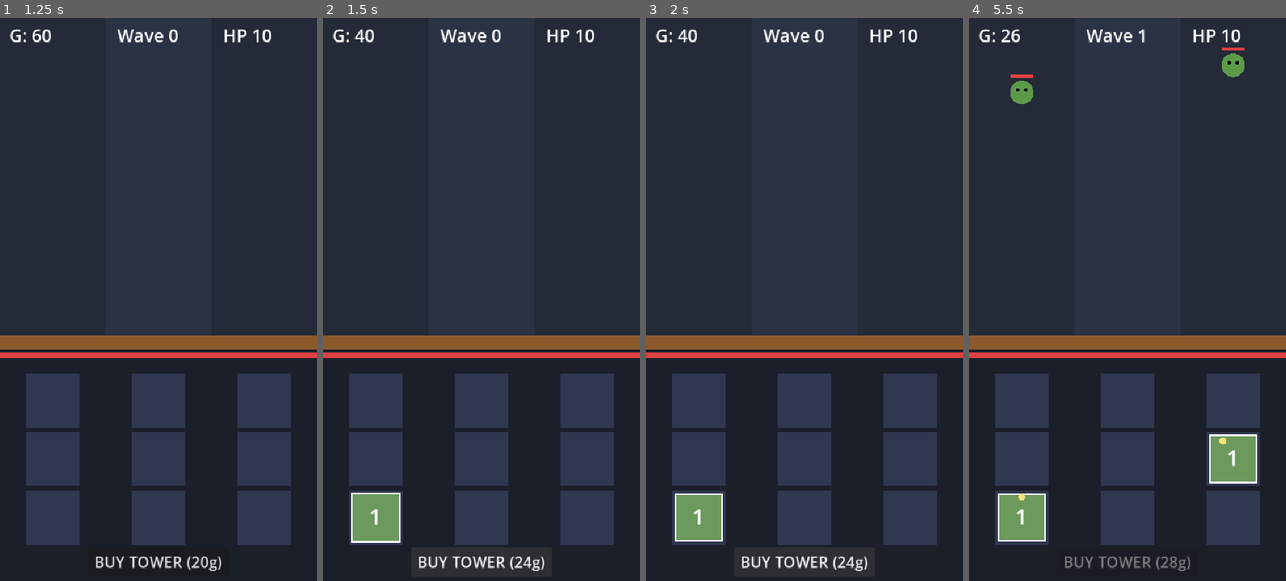
Above: before the commit, frames 1-4 (left to right).
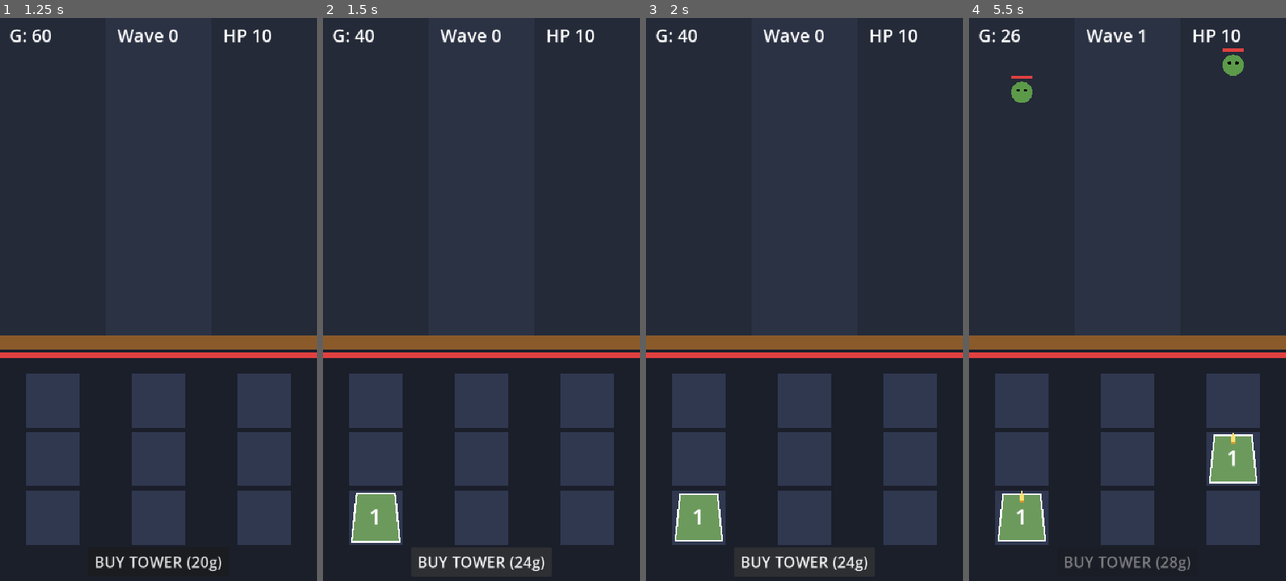
Above: after the commit, the same moments.

Repository: Adarshmilan/GateBreak
Game: Godot game, scene res://menu.tscn
Two runs of this game, one before a commit and one after it. Both use one fixed random seed, a clock stepped at 60 frames per second and the inputs below.
Inputs (mouse positions are in pixels of both pictures, inside the frame that each line leads up to):
- Up to frame 1 (1.25 s): click "PLAY" at 0.5 s
- Up to frame 2 (1.5 s): click "BUY TOWER (20g)" at 1.25 s
- Up to frame 3 (2 s): no input
- Up to frame 4 (5.5 s): click "BUY TOWER (24g)" at 2 s; move the mouse to (1197, 271) at 2.77 s; click (1197, 271) at 2.92 s; drag from (1064, 327) to (1111, 412) at 3.52 s; move the mouse to (1159, 175) at 4.27 s; click (1159, 175) at 4.42 s; drag from (1111, 412) to (1032, 215) at 5.02 s

Frame 1 is identical in both runs. In frame 2, 0.2% of the frame differs, in the area x 8-25%, y 84-93%; in frame 3, 0.2%; in frame 4, 0.6%, in the area x 9-91%, y 5-92%.

Commit message:
zombies tower and projectile gd fixed and updated

Diff:
--- a/game.gd
+++ b/game.gd
@@ -8,6 +8,9 @@
 const GRID_STEP := 100.0
 const MAX_LEVEL := 8
 const START_GOLD := 60
+const KIND_UNLOCK_WAVE := [1, 2, 4, 7]
+const KIND_WEIGHTS := [60.0, 25.0, 12.0, 5.0]
+
 
 var gold := START_GOLD
 var wave := 0
@@ -20,6 +23,7 @@
 var slots: Array = []          # 9 entries: Tower or null
 var dragging: Tower = null
 var drag_from := -1
+
 
 var to_spawn := 0
 var spawn_timer := 0.0
@@ -226,29 +230,38 @@
 func _spawn_zombie() -> void:
 	var z := Zombie.new()
 	var boss := (wave % 5 == 0 and to_spawn == 1)
-	z.max_hp = 12.0 * pow(1.18, wave - 1)
-	z.speed = minf(45.0 + wave * 2.0, 110.0)
-	if boss:
-		z.max_hp *= 8.0
-		z.speed *= 0.6
-		z.radius = 34.0
-		z.is_boss = true
+	var kind := 5 if boss else _pick_kind()
+	var base_hp := 12.0 * pow(1.18, wave - 1)
+	var base_speed := minf(45.0 + wave * 2.0, 110.0)
+	z.setup(kind, base_hp, base_speed)
 	z.gate_y = GATE_Y
 	z.position = Vector2(LANE_X[randi() % 3], SPAWN_Y)
 	z.died.connect(_on_zombie_died)
 	z.reached_gate.connect(_on_gate_hit.bind(z))
 	add_child(z)
 
+
+func _pick_kind() -> int:
+	var total := 0.0
+	for k in 4:
+		if wave >= KIND_UNLOCK_WAVE[k]:
+			total += KIND_WEIGHTS[k]
+	var roll := randf() * total
+	for k in 4:
+		if wave >= KIND_UNLOCK_WAVE[k]:
+			roll -= KIND_WEIGHTS[k]
+			if roll <= 0.0:
+				return k + 1
+	return 1
+
 func _on_zombie_died(z: Zombie) -> void:
 	kills += 1
-	var reward := 4.0 + wave * 0.5
-	if z.is_boss:
-		reward *= 5.0
+	var reward: float = (4.0 + wave * 0.5) * z.reward_mult
 	gold += int(round(reward * GameData.gold_mult()))
 	_update_ui()
 
 func _on_gate_hit(z: Zombie) -> void:
-	gate_hp -= 5 if z.is_boss else 1
+	gate_hp -= z.gate_damage
 	gate_hp = maxi(gate_hp, 0)
 	_update_ui()
 	if gate_hp <= 0:
--- a/menu.gd
+++ b/menu.gd
@@ -1,4 +1,4 @@
-# menu.gd -> attach to root Control node of menu.tscn (set as Main Scene)
+	# menu.gd -> attach to root Control node of menu.tscn (set as Main Scene)
 extends Control
 
 const UPGRADES := {
--- a/projectile.gd
+++ b/projectile.gd
@@ -12,6 +12,7 @@
 		queue_free()
 		return
 	var to := target.global_position - global_position
+	rotation = to.angle()   # point the bullet at the zombie
 	var step := SPEED * delta
 	if to.length() <= step + target.radius * 0.5:
 		target.take_damage(damage)
@@ -20,4 +21,10 @@
 		global_position += to.normalized() * step
 
 func _draw() -> void:
-	draw_circle(Vector2.ZERO, 6.0, Color("ffe070"))
+	# bullet pointing right (+x); the rotation above turns it toward the target
+	var body := PackedVector2Array([
+		Vector2(-10, -3), Vector2(3, -3), Vector2(10, 0),
+		Vector2(3, 3), Vector2(-10, 3),
+	])
+	draw_colored_polygon(body, Color("ffe070"))
+	draw_rect(Rect2(-10, -3, 4, 6), Color("d09a30"))   # darker back end
--- a/tower.gd
+++ b/tower.gd
@@ -9,9 +9,12 @@
 const BASE_DAMAGE := 6.0
 const DAMAGE_GROWTH := 2.4     # >2 so merging is always worth it
 const FIRE_RATE := 1.2         # shots per second
+const FIRERATE_GROWTH := 1.5   # not used yet (fire rate per level comes later)
+const TARGET_POOL := 15        # each tower picks randomly among the 15 front-most zombies
 
 var level := 1
 var cooldown := 0.0
+var target: Zombie = null      # current locked target, kept until it dies
 
 func damage() -> float:
 	return BASE_DAMAGE * pow(DAMAGE_GROWTH, level - 1) * GameData.damage_mult()
@@ -20,9 +23,13 @@
 	cooldown -= delta
 	if cooldown > 0.0:
 		return
-	var target := _find_target()
+
+	# only pick a new target if we have none, or the old one died / reached the gate
+	if not is_instance_valid(target) or target.dead:
+		target = _pick_target()
 	if target == null:
 		return
+
 	var p := Projectile.new()
 	p.target = target
 	p.damage = damage()
@@ -30,12 +37,14 @@
 	get_parent().add_child(p)
 	cooldown = 1.0 / FIRE_RATE
 
-func _find_target() -> Zombie:
-	var best: Zombie = null
-	for z in get_tree().get_nodes_in_group("zombies"):
-		if best == null or z.position.y > best.position.y:
-			best = z
-	return best
+func _pick_target() -> Zombie:
+	var zombies: Array = get_tree().get_nodes_in_group("zombies")
+	if zombies.is_empty():
+		return null
+	# closest to the gate first (largest y)
+	zombies.sort_custom(func(a, b): return a.position.y > b.position.y)
+	var pool_size := mini(TARGET_POOL, zombies.size())
+	return zombies[randi() % pool_size]
 
 func pop() -> void:
 	scale = Vector2(1.3, 1.3)
@@ -43,7 +52,19 @@
 
 func _draw() -> void:
 	var col: Color = COLORS[clampi(level - 1, 0, COLORS.size() - 1)]
-	draw_rect(Rect2(-40, -40, 80, 80), col)
-	draw_rect(Rect2(-40, -40, 80, 80), Color.WHITE, false, 3.0)
+
+	var shape := PackedVector2Array([
+		Vector2(-32, -40),  # top left
+		Vector2(32, -40),   # top right
+		Vector2(40, 40),    # bottom right
+		Vector2(-40, 40),   # bottom left
+	])
+	draw_colored_polygon(shape, col)
+
+	# white outline (first point repeated to close the shape)
+	var outline := shape.duplicate()
+	outline.append(shape[0])
+	draw_polyline(outline, Color.WHITE, 3.0)
+
 	draw_string(ThemeDB.fallback_font, Vector2(-40, 12), str(level),
 		HORIZONTAL_ALIGNMENT_CENTER, 80, 36, Color.WHITE)
--- a/zombie.gd
+++ b/zombie.gd
@@ -5,19 +5,50 @@
 signal died(zombie)
 signal reached_gate
 
+# The ladder: each kind is bigger and tougher than the one before it.
+# hp / speed are multipliers on the wave-scaled base values.
+const KINDS := [
+	{"name": "Walker", "hp": 1.0,  "speed": 1.0,  "radius": 18.0, "color": Color("5c9a4a"), "gate_damage": 1, "reward": 1.0},
+	{"name": "Brute",  "hp": 1.8,  "speed": 0.95, "radius": 22.0, "color": Color("b8a83a"), "gate_damage": 1, "reward": 1.5},
+	{"name": "Tank",   "hp": 3.5,  "speed": 0.85, "radius": 27.0, "color": Color("d98a2b"), "gate_damage": 2, "reward": 2.5},
+	{"name": "Giant",  "hp": 7.0,  "speed": 0.75, "radius": 32.0, "color": Color("8e4fd0"), "gate_damage": 3, "reward": 4.0},
+	{"name": "Boss",   "hp": 14.0, "speed": 0.6,  "radius": 38.0, "color": Color("c03030"), "gate_damage": 5, "reward": 8.0},
+]
+
+var flash_frames := 0
+var kind := 1
 var max_hp := 12.0
 var hp := 12.0
 var speed := 45.0
 var radius := 20.0
 var gate_y := 540.0
+var gate_damage := 1
+var reward_mult := 1.0
+var body_color := Color("5c9a4a")
 var is_boss := false
 var dead := false
+
+# Call this BEFORE add_child(): it applies the kind's stats to the base values.
+func setup(new_kind: int, base_hp: float, base_speed: float) -> void:
+	kind = clampi(new_kind, 1, KINDS.size())
+	var k: Dictionary = KINDS[kind - 1]
+	max_hp = base_hp * k["hp"]
+	speed = base_speed * k["speed"]
+	radius = k["radius"]
+	body_color = k["color"]
+	gate_damage = k["gate_damage"]
+	reward_mult = k["reward"]
+	is_boss = kind == KINDS.size()
 
 func _ready() -> void:
 	hp = max_hp
 	add_to_group("zombies")
 
 func _process(delta: float) -> void:
+	if flash_frames > 0:
+		flash_frames -= 1
+		if flash_frames == 0:
+			queue_redraw()   # go back to normal color
 	position.y += speed * delta
 	if position.y >= gate_y and not dead:
 		dead = true
@@ -35,11 +66,13 @@
 		died.emit(self)
 		queue_free()
 	else:
+		position.y -= 1.5      # small push back = impact feel
+		flash_frames = 2       # bright for a frame or two
 		queue_redraw()
 
 func _draw() -> void:
-	var body := Color("c03030") if is_boss else Color("5c9a4a")
-	draw_circle(Vector2.ZERO, radius, body)
+	var col := body_color.lightened(0.6) if flash_frames > 0 else body_color
+	draw_circle(Vector2.ZERO, radius, col)
 	draw_circle(Vector2(-radius * 0.35, -radius * 0.2), radius * 0.15, Color.BLACK)
 	draw_circle(Vector2(radius * 0.35, -radius * 0.2), radius * 0.15, Color.BLACK)
 	var w := radius * 2.0
